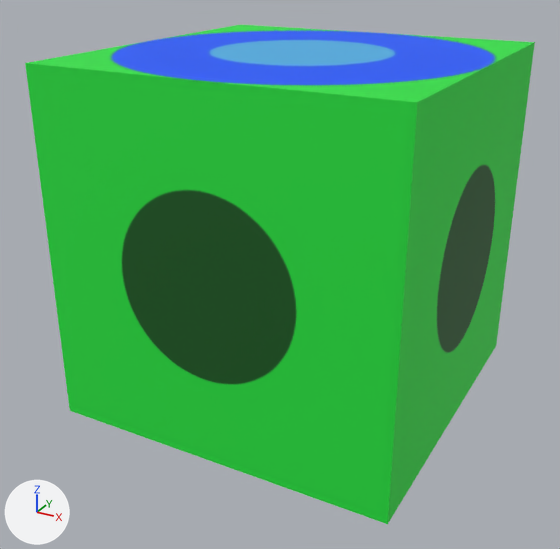
Two versions of the FBX model Env/Box/box.fbx, one commit apart.
The view is the same before and after, from a 50 mm camera at (0.978, -1.901, 0.788) aimed at (-0.026, -0.076, -0.124). Arrows for +X, +Y and +Z are at lower left; the lights stay in place. Where no turn or scale is listed for an object, it has been applied to the vertices.
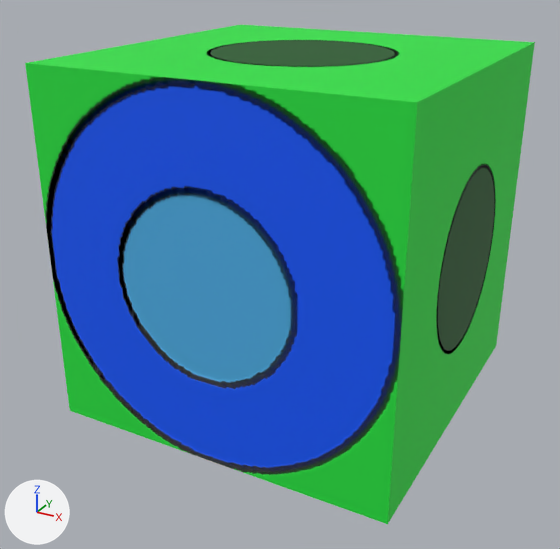
Where the newer file only moved an object's origin or applied its transform, the numbers keep the older frame.

Changed parts and their boxes [x1, y1, x2, y2] in the pictures (560 x 549 px):
'Cube', surface changed (green to blue)
    both: [43, 27, 499, 478]

What changed in the scene script:
```text
Add img_boxnormal_png:
    img_boxnormal_png = load_image('boxNormal.png', 'boxNormal.png', 512, 512, 'Non-Color')
Change mat_material:
    add n3 = _N.new('ShaderNodeTexImage'); n3.name = 'Image Texture.001'
    add n3.image = img_boxnormal_png
    add n4 = _N.new('ShaderNodeNormalMap'); n4.name = 'Normal Map'
    where n0 = _N.new('ShaderNodeBsdfPrincipled'); n0.name = 'Principled BSDF'
    add _L.new(n3.outputs[0], n4.inputs[1])  # 'Color' to 'Color'
    add _L.new(n4.outputs[0], n0.inputs[5])  # 'Normal' to 'Normal'
Change me_cube:
    where me_cube.from_pydata(...)  # 386 vertices, 384 faces; spans x -0.5..0.5, y -0.5..0.5, z -0.5..0.5
    used by ob_cube; location = (0.0, 0.0, 0.0)
    me_cube part 1: the whole mesh is multiplied about its middle by the matrix ((0.0, -1.0, 0.0), (0.0, 0.0, -1.0), (1.0, 0.0, 0.0))
```
